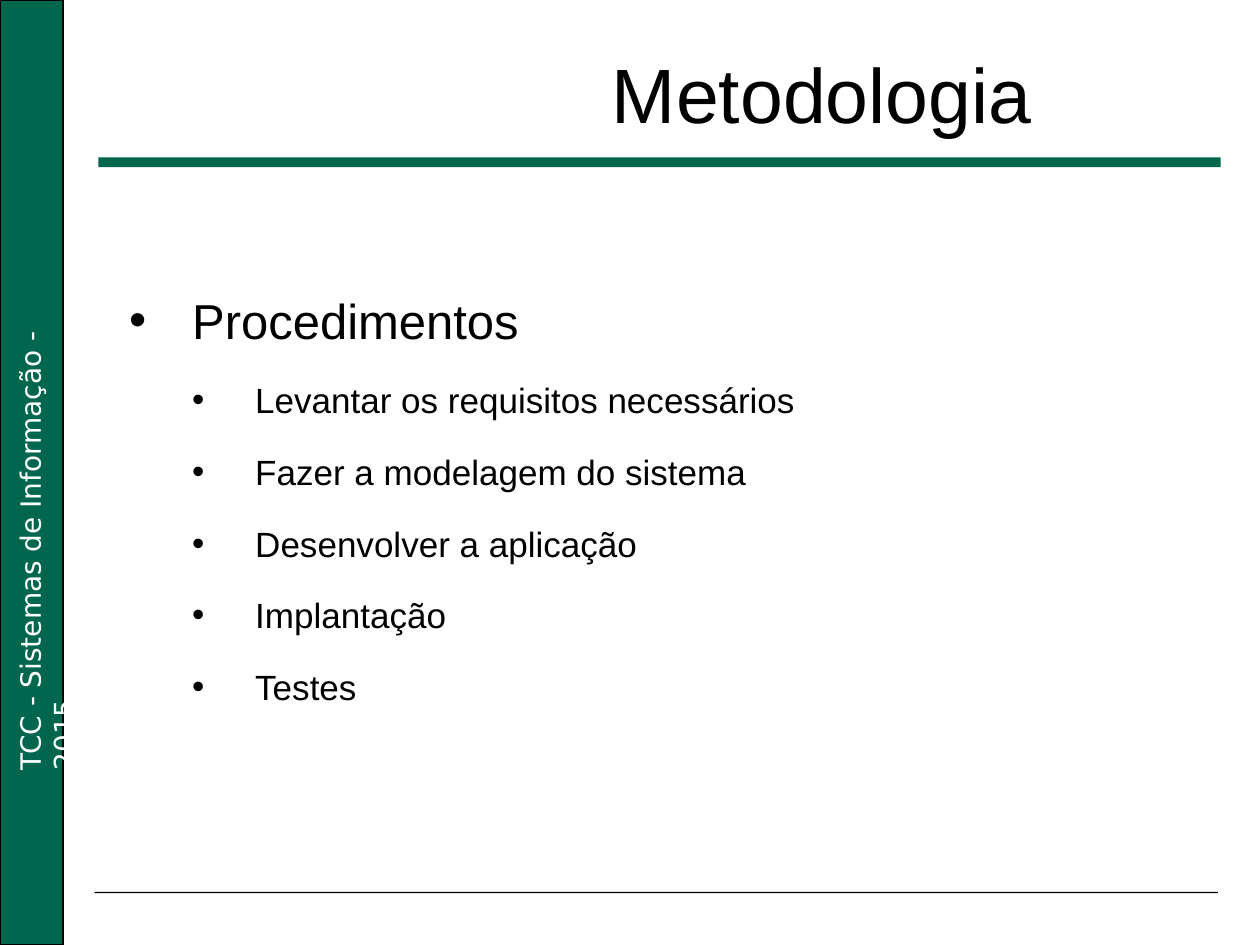
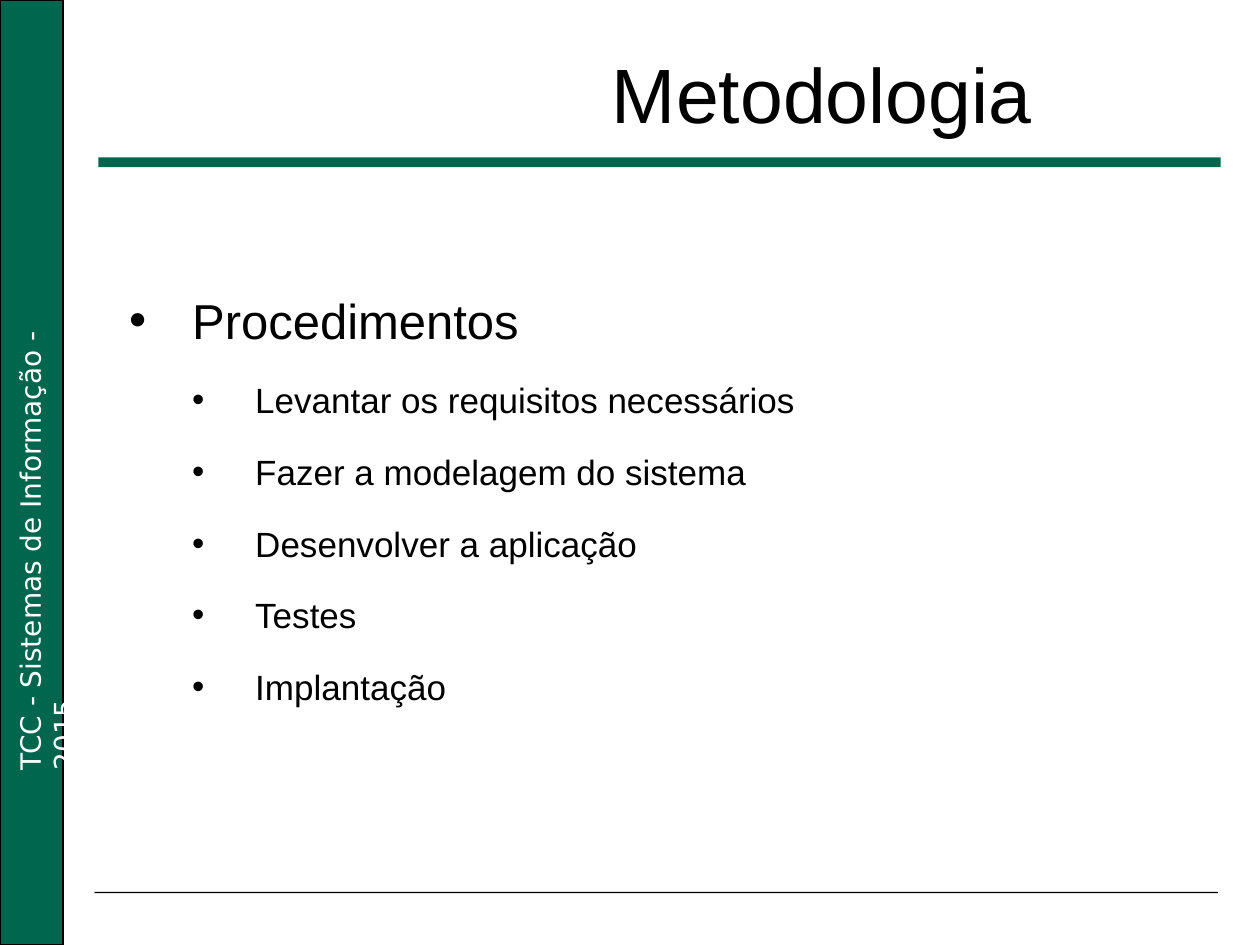
Before and after one commit to diogenesRezende/TCC, a slide deck: slide 11 of Apresentação/Qualificação Android.ppt. Drawn at 1260x945 pixels with LibreOffice and Linux fonts; fonts in the diff are those of the drawing; background and template pictures are left out. Boxes give left, top, right and bottom in pixels: in the first picture for what was removed or moved away, otherwise in the second. Text is boxed around its words. In the diff, an @@ line names an element or a change of style, - is before the commit and + after.

```diff
--- a/Apresentação/Qualificação Android.ppt
+++ b/Apresentação/Qualificação Android.ppt
@@ text in rectangle at [255, 604, 356, 629]: paragraph added @@
+  • Testes
@@ text in rectangle at [255, 676, 356, 701]: paragraph removed @@
-  • Testes
```
Also in this commit, not shown: 1 other slide changed.
